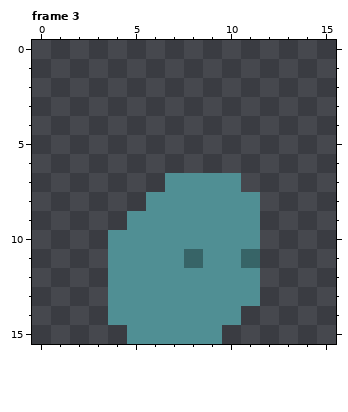
Pixel-art file -- PixelEngine/res/sprites/mob/slime4.aseprite. The first picture shows the starting point.
16x16 pixels, 3 frames. Shown: frame 3. The commit also changed other frames, which this record leaves out.
The result:
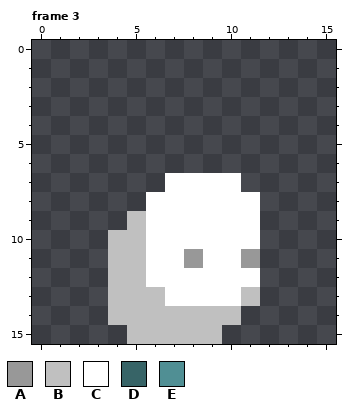
Palette (. is transparent): A #989898  B #c0c0c0  C #ffffff  D #376467  E #508f94
The edit:
Changed rows in their new state; - is an unchanged pixel.
Frame 3:
first column x 4:
 7 ---CCCC-
 8 --CCCCCC
 9 -BCCCCCC
10 BBCCCCCC
11 BBCCACCA
12 BBCCCCCC
13 BBBCCCCB
14 BBBBBBB-
15 -BBBBB--
Pixel boxes of the changes (left, top, right, bottom) in both pictures:
changed: (108, 173, 260, 344)
